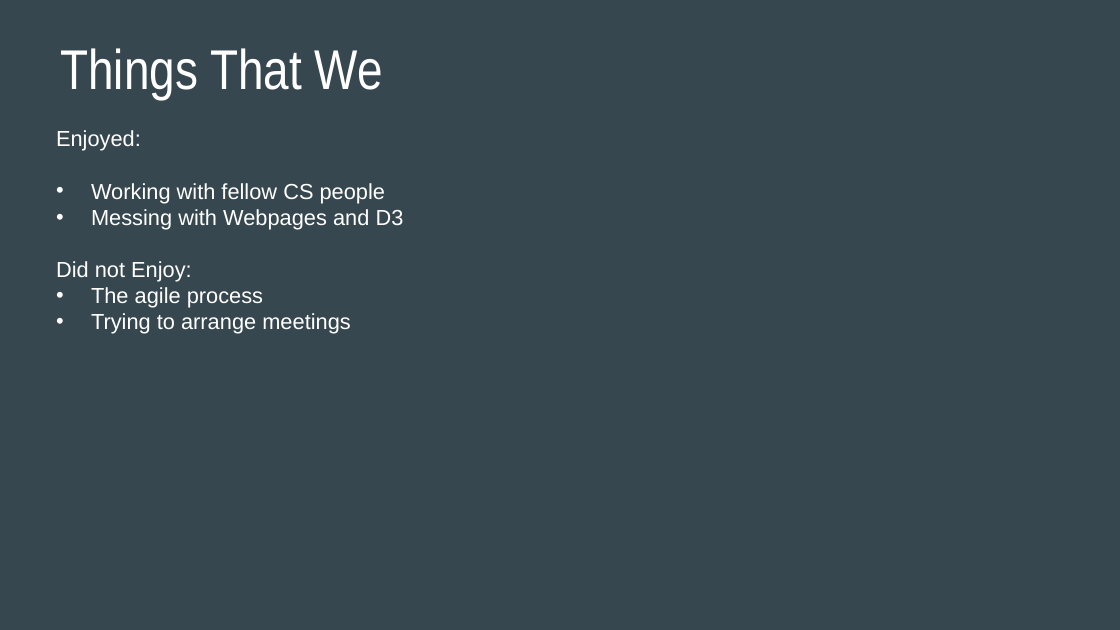
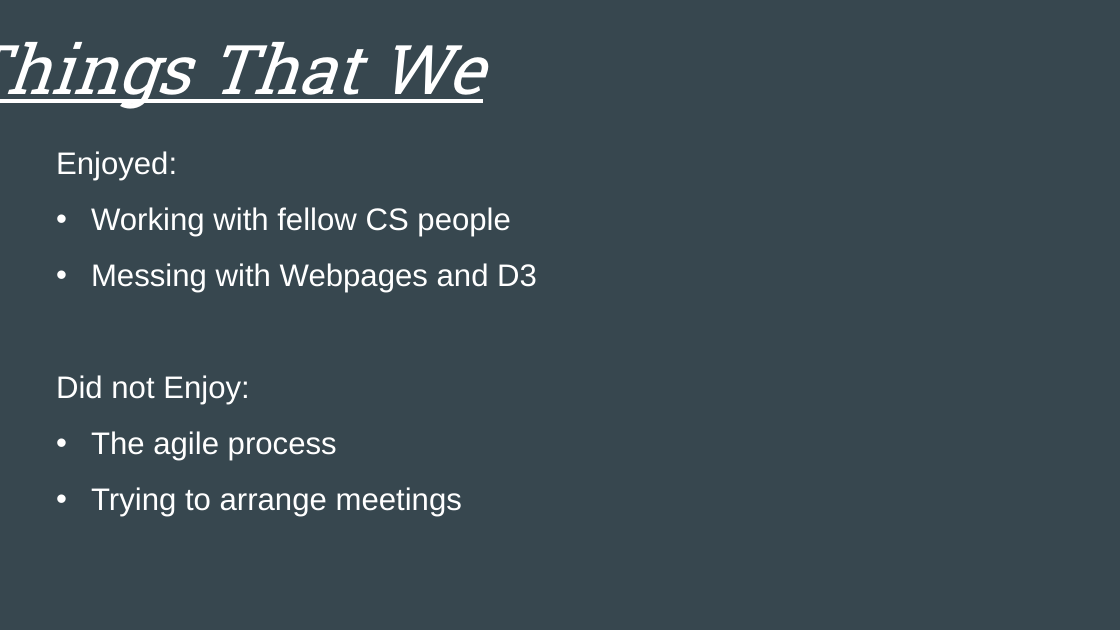
Before and after one commit to umitceylan/Visualizr, a slide deck: slide 8 of Documentation/SlugSoft_Visualizr Final Presentation .pptx. Drawn at 1120x630 pixels with LibreOffice and Linux fonts; fonts in the diff are those of the drawing. Boxes give left, top, right and bottom in pixels: in the first picture for what was removed or moved away, otherwise in the second. Text is boxed around its words. In the diff, an @@ line names an element or a change of style, - is before the commit and + after.

```diff
--- a/Documentation/SlugSoft_Visualizr Final Presentation .pptx
+++ b/Documentation/SlugSoft_Visualizr Final Presentation .pptx
@@ title "Things That We" at (0, 42, 483, 109): size 36 to 44 pt, font Arial Narrow to Roboto Slab, italic on, underline on @@
@@ text "Enjoyed:" at (56, 151, 537, 517): size 14 to 20 pt; line spacing 1 to 1.5 @@
```
Also in this commit, not shown: 6 other slides changed, 4 other files.
